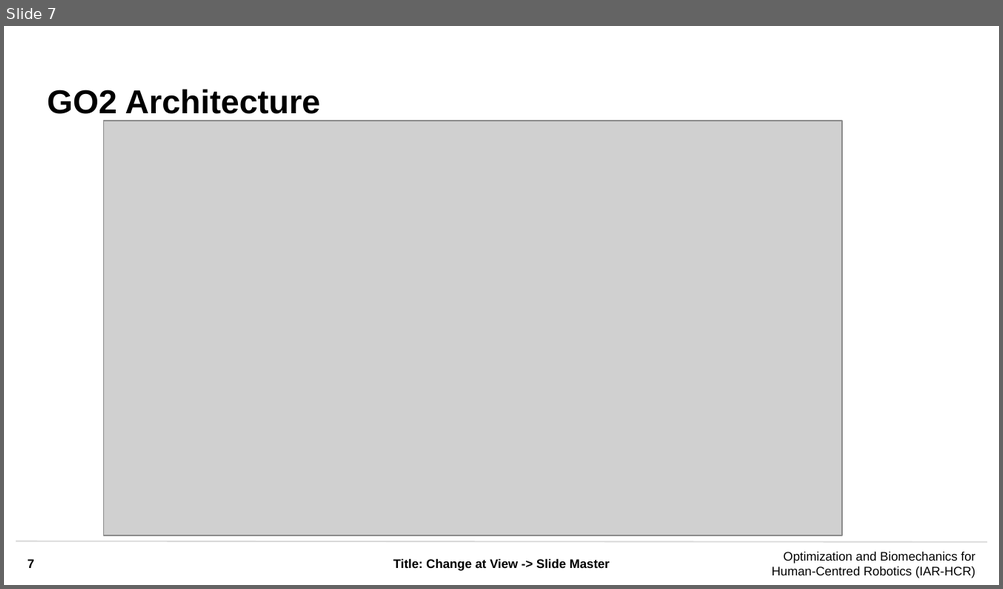
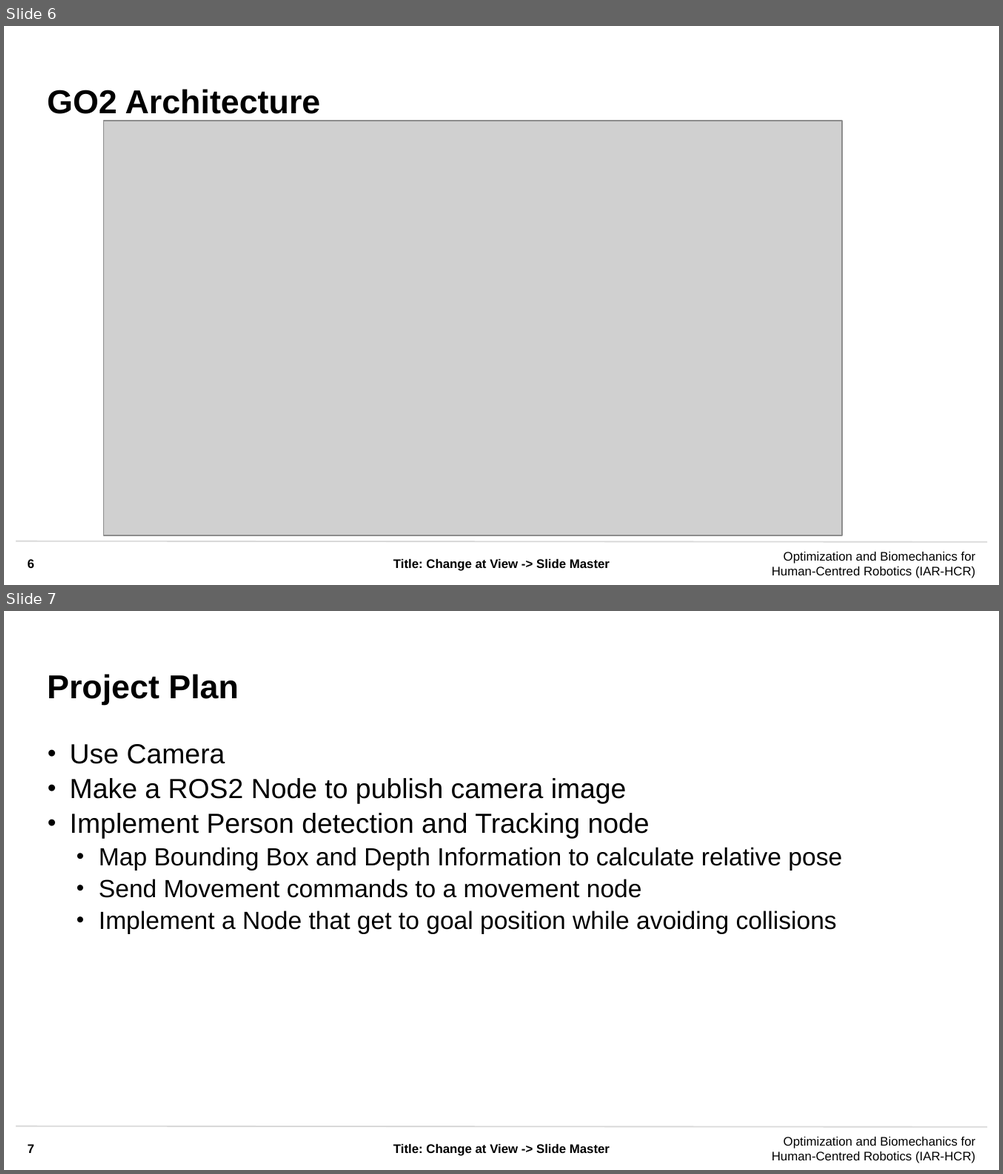
Before and after one commit to LukasInformatik/Human-Centered-Robotics-Project-5-KIT, a slide deck: SS2025_Generic_Template.pptx. Shown one above the other, each under a label of ours: slide 7 before the commit, slides 6 and 7 after it. The pictures are 1003x589 and 1003x1174 pixels, drawn with LibreOffice and Linux fonts; fonts in the diff are those of the drawing; grey boxes stand for pictures; background and template pictures are left out. Boxes give left, top, right and bottom in pixels: in the first picture for what was removed or moved away, otherwise in the second. Text is boxed around its words. In the diff, an @@ line names an element or a change of style, - is before the commit and + after.

Commit message:
Pptx

```diff
--- a/SS2025_Generic_Template.pptx
+++ b/SS2025_Generic_Template.pptx
@@ slide 7 added at (4,611,999,1170), background #FFFFFF; not listed: 3 template elements that a slide beside it also shows @@
@@ title added at (47,674,239,705), 24 pt, text #000000, bold @@
+Project Plan
@@ text added at (70,744,842,934), 18 pt, text #000000 @@
+• Use Camera
+• Make a ROS2 Node to publish camera image
+• Implement Person detection and Tracking node
+  • Map Bounding Box and Depth Information to calculate relative pose
+  • Send Movement commands to a movement node
+  • Implement a Node that get to goal position while avoiding collisions
@@ page number added at (28,1145,34,1153), 9 pt, text #000000, bold @@
+7
@@ what was slide 7 is now slide 6 @@
@@ page number at (28,560,34,568): text changed @@
-7
+6
```
Also in this commit, not shown: 2 other slides added, 1 slide removed.
